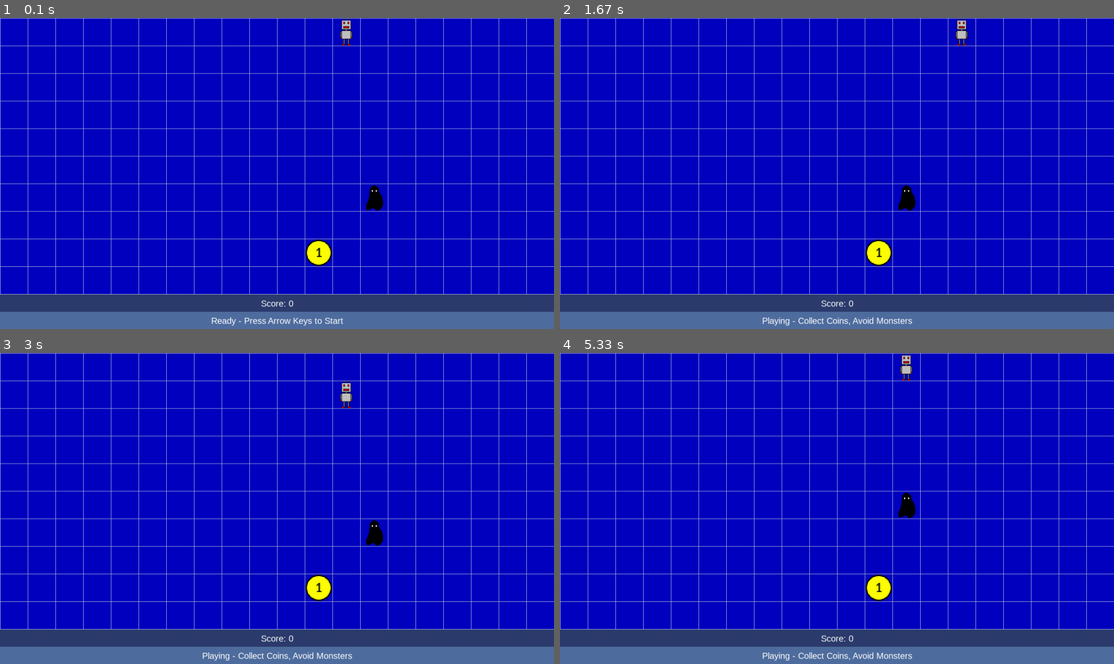
Above: before the commit, frames 1-4 (two rows, left to right).
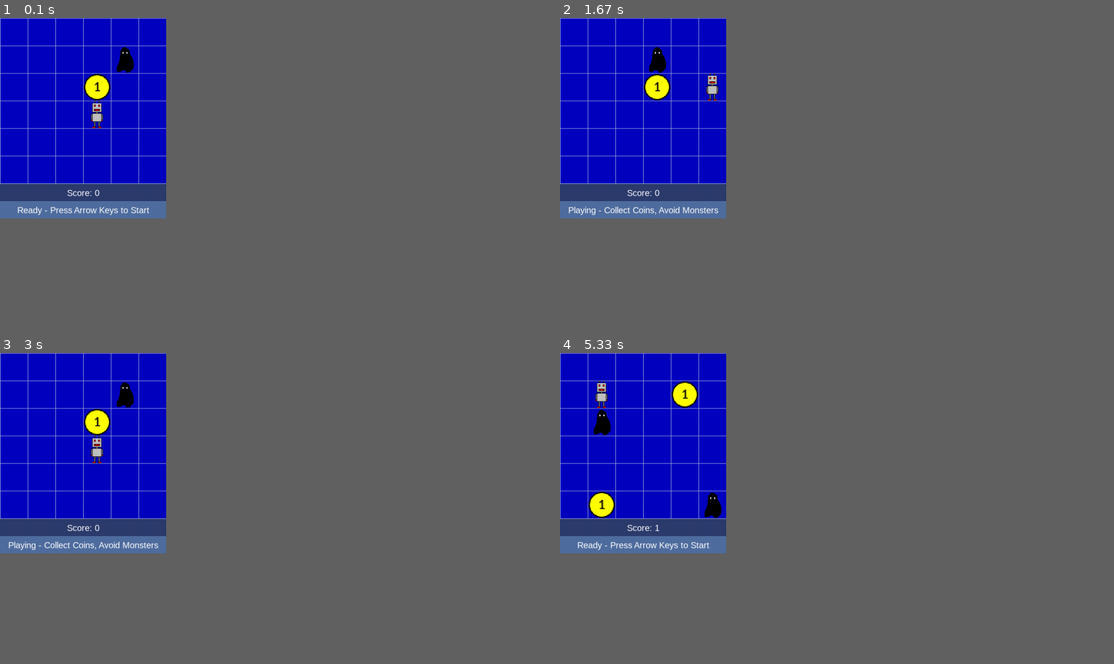
Above: after the commit, the same moments.

Repository: OHiddema/pygame
Game: pygame game, started from src/main.py
The game is run twice, just before and just after one commit, with the same random seed, the same clock (stepped at 60 frames per second) and the same inputs.
Inputs:
- Up to frame 1 (0.1 s): no input
- Up to frame 2 (1.67 s): hold Right 0.33-0.8 s; hold Up 0.83-1.13 s; hold Right 1.17-1.63 s
- Up to frame 3 (3 s): hold Left 1.67-2.2 s; hold Down 2.23-2.53 s; hold Left 2.57-2.97 s
- Up to frame 4 (5.33 s): hold Up 3-3.37 s
In our replay, the window is 900x506 before the commit and 270x326 after it. These sizes can differ from the game's own. Grey fills any space a smaller window leaves; there, only what the larger window draws over its background counts as a difference.

The runs differ from the first frame. In frame 1, 20% of the frame differs, in the area x 0-100%, y 0-100%; in frame 2, 20%; in frame 3, 20%; in frame 4, 21%.

Commit message:
make .pos private, all .pos and grid_occupied setting in Board

Diff:
--- a/src/board.py
+++ b/src/board.py
@@ -1,7 +1,7 @@
 import random
 from models import Position
 from settings import ROWS, COLS
-from entities import Entity, Monster, Coin
+from entities import Entity, Monster, Coin, Robot
 
 
 class Board:
@@ -23,12 +23,28 @@
     def is_within_bounds(self, candidate: Position) -> bool:
         return 0 <= candidate.x < COLS and 0 <= candidate.y < ROWS
 
-    def _place_at(self, pos: Position, obj: Entity):
+    def place_at(self, pos: Position, obj: Entity):
         """Place an object at on the grid and mark the grid cell as occupied."""
-        obj.pos = pos
+        obj._pos = pos
         self._grid_occupied[pos] = obj
 
-    def _random_free_position(self) -> Position:
+    def move_entity(self, entity: Entity, new_pos: Position):
+        # checks Board.is_within_bounds(new_pos)
+        # checks occupancy: if occupant is allowed (e.g., coin vs robot rules) decide outcome or return False
+        # returns True/False (or raises on invalid move).
+        if isinstance(entity, Robot):
+            entity._pos = new_pos
+        if isinstance(entity, Monster):
+            self._grid_occupied.pop(entity.pos)
+            self.place_at(new_pos, entity)
+
+    def remove_entity(self, entity: Entity) -> Entity | None:
+        return self._grid_occupied.pop(entity.pos, None)
+
+    def remove_all(self):
+        self._grid_occupied.clear()
+
+    def random_free_position(self) -> Position:
         """Return a uniformly random free grid cell."""
         free_cells = []
         for x in range(COLS):
@@ -42,7 +58,7 @@
 
         return random.choice(free_cells)
 
-    def get_legal_monster_moves(self, m: Monster) -> list[tuple[int, int]]:
+    def _get_legal_monster_moves(self, m: Monster) -> list[tuple[int, int]]:
         """Return list of delta-moves that are legal moves."""
         moves = [(-1, 0), (1, 0), (0, -1), (0, 1)]
         legal = []
@@ -66,15 +82,12 @@
         return legal
 
     def move_monster(self, monster, robot_pos):
-        legal_moves = self.get_legal_monster_moves(monster)
+        legal_moves = self._get_legal_monster_moves(monster)
         new_pos = monster.move_intelligent(legal_moves, robot_pos)
         if not new_pos:
             return False
-        self._grid_occupied.pop(monster.pos, None)
-        self._place_at(new_pos, monster)
+        self.move_entity(monster, new_pos)
         return True
 
     def occupant_at(self, pos) -> Entity | None:
         return self._grid_occupied.get(pos)
-
-    # move_entity(obj, new_pos)
--- a/src/entities.py
+++ b/src/entities.py
@@ -38,13 +38,22 @@
 
 class Entity:
     def __init__(self, pos: Position, image: pygame.Surface):
-        self.pos = pos
+        self._pos = pos
         self.image = image
+
+    @property
+    def pos(self):
+        return self._pos
+
+    # temporary built in to catch inappropriate pos assignment
+    @pos.setter
+    def pos(self, new):
+        raise RuntimeError("Direct pos assignment is disallowed; use Board.move_entity() or Board.place_at()")
 
     # draw_CC stands for: draw Centred in Cell
     def draw_CC(self, screen):
-        x = self.pos.x * CELL_SIZE + (CELL_SIZE - self.image.get_width()) // 2
-        y = self.pos.y * CELL_SIZE + (CELL_SIZE - self.image.get_height()) // 2
+        x = self._pos.x * CELL_SIZE + (CELL_SIZE - self.image.get_width()) // 2
+        y = self._pos.y * CELL_SIZE + (CELL_SIZE - self.image.get_height()) // 2
         screen.blit(self.image, (x, y))
 
 
@@ -80,10 +89,10 @@
         is_smart = random.random() < MONSTER_IQ / 100
 
         if is_smart:
-            min_distance = min((self.pos + d).distance_to(robot_pos) for d in legal_deltas) # fmt: skip
-            best_moves = [d for d in legal_deltas if (self.pos + d).distance_to(robot_pos) == min_distance] # fmt: skip
-            new_pos = self.pos + random.choice(best_moves)
+            min_distance = min((self._pos + d).distance_to(robot_pos) for d in legal_deltas) # fmt: skip
+            best_moves = [d for d in legal_deltas if (self._pos + d).distance_to(robot_pos) == min_distance] # fmt: skip
+            new_pos = self._pos + random.choice(best_moves)
         else:
-            new_pos = self.pos + random.choice(legal_deltas)
+            new_pos = self._pos + random.choice(legal_deltas)
 
         return new_pos  # GameState will execute the move!
--- a/src/game_state.py
+++ b/src/game_state.py
@@ -87,9 +87,9 @@
 
     def setup_entities(self):
         """Place robot, coin and monsters on distinct free cells."""
-        self.grid._grid_occupied.clear()
+        self.grid.remove_all()
         for entity in [self.robot, *self.coins, *self.monsters]:
-            self.grid._place_at(self.grid._random_free_position(), entity)
+            self.grid.place_at(self.grid.random_free_position(), entity)
 
     def get_status_message(self) -> str:
         match self.robot_state:
@@ -225,8 +225,9 @@
                         time.perf_counter() + self.pause_time_after_coin_catch
                     )
                 else:
-                    self.grid._grid_occupied.pop(c.pos)
-                    self.coins.remove(c)
+                    result = self.grid.remove_entity(c)
+                    if result != None:
+                        self.coins.remove(c)
                 return
 
     def check_monster_ran_into_robot(self, m: Monster):
@@ -246,7 +247,7 @@
         candidate = self.robot.pos + delta
         if not self.grid.is_within_bounds(candidate):
             return
-        self.robot.pos = candidate
+        self.grid.move_entity(self.robot, candidate)
         if self.robot_state is not self.RobotState.PLAYING:
             self.robot_state = self.RobotState.PLAYING
             self.resync_monsters()
--- a/src/settings.py
+++ b/src/settings.py
@@ -1,6 +1,6 @@
 # Grid sizes
-COLS = 20
-ROWS = 10
+COLS = 6
+ROWS = 6
 CELL_SIZE = 64
 
 # bar sizes
